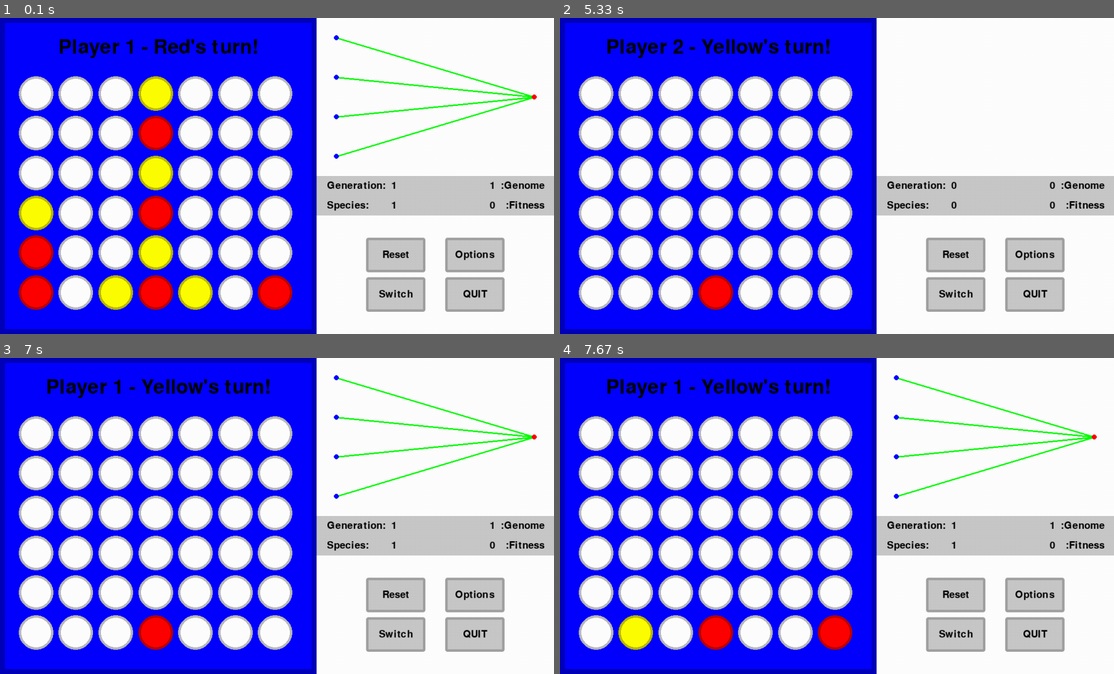
Above: before the commit, frames 1-4 (two rows, left to right).
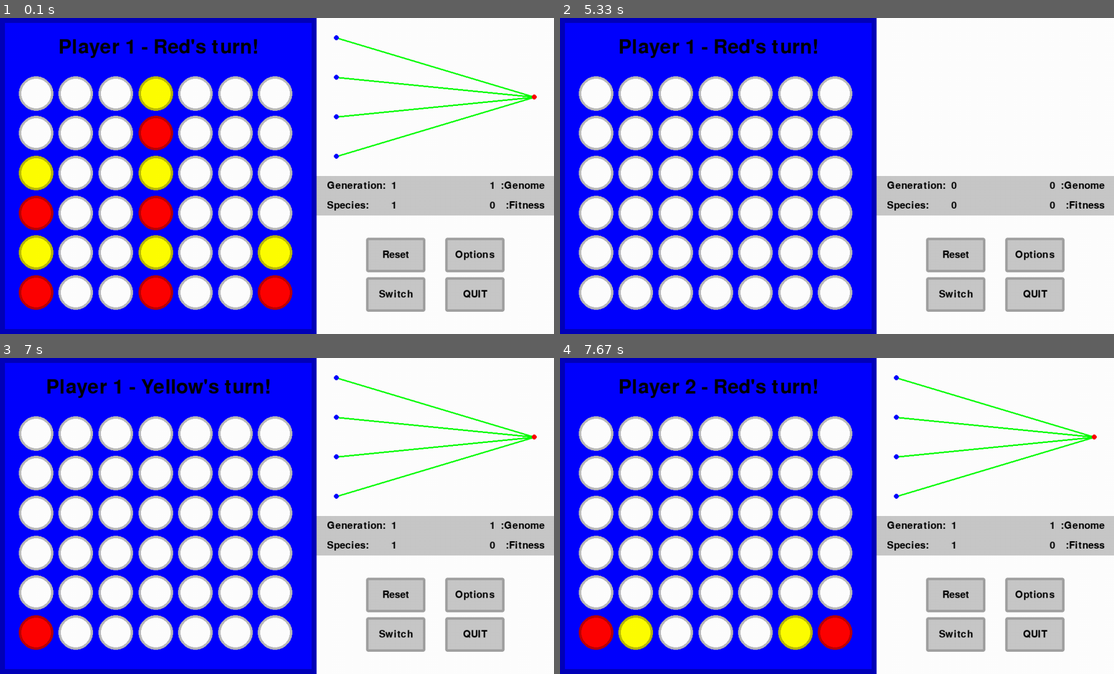
Above: after the commit, the same moments.

Repository: GreenMachine582/NEAT
Game: pygame game, started from main.py
The game is run twice, just before and just after one commit, with the same random seed, the same clock (stepped at 60 frames per second) and the same inputs.
Inputs (mouse positions are in pixels of both pictures, inside the frame that each line leads up to):
- Up to frame 1 (0.1 s): no input
- Up to frame 2 (5.33 s): click (1036, 255) at 0.38 s; click (731, 46) at 0.72 s; click (665, 128) at 1.05 s; click (731, 134) at 1.38 s; click (848, 68) at 1.72 s; click (820, 122) at 2.55 s; click (759, 109) at 2.88 s; click (981, 147) at 3.22 s; click (1008, 169) at 3.55 s; click (953, 119) at 3.88 s; click (958, 97) at 4.22 s; click (859, 163) at 4.55 s; click (715, 119) at 4.88 s; click (753, 267) at 5.22 s
- Up to frame 3 (7 s): tap 1 at 5.5 s; click (393, 595) at 5.88 s; click (221, 503) at 6.22 s; click (448, 591) at 6.55 s; click (221, 620) at 6.88 s
- Up to frame 4 (7.67 s): tap 2 at 7.17 s; tap 6 at 7.5 s

The runs differ from the first frame. In frame 1, 3.3% of the frame differs, in the area x 3-53%, y 43-93%; in frame 2, 1.6%; in frame 3, 1.1%; in frame 4, 2.7%.

Commit message:
Update main.py

Diff:
--- a/main.py
+++ b/main.py
@@ -95,13 +95,14 @@
     return game_speed, True
 
 
-def setupAi(player_id: int, inputs: int = 4, outputs: int = 1) -> NEAT:
+def setupAi(player_id: int, inputs: int = 4, outputs: int = 1, population: int = 100) -> NEAT:
     """
     Sets up neat with game settings in mind.
     :rtype: object
     :param player_id: int
     :param inputs: int
     :param outputs: int
+    :param population: int
     :return:
         - neat - NEAT
     """
@@ -114,7 +115,7 @@
             neat = NEAT.load(f"ai_{player_id}_gen_{players[player_id]}", f"{DIRECTORY}\\{GAME}")
             return neat
     neat = NEAT(DIRECTORY, f"\\{GAME}")
-    neat.generate(inputs, outputs, population=50)
+    neat.generate(inputs, outputs, population=population)
     return neat
 
 
